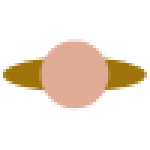
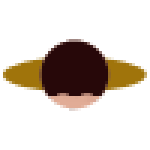
Comparing the layer stacks of the two 150×150 images. Changes:
added layer "Shape 1 copy 2" above "Shape 1" over [39, 39, 111, 111]
